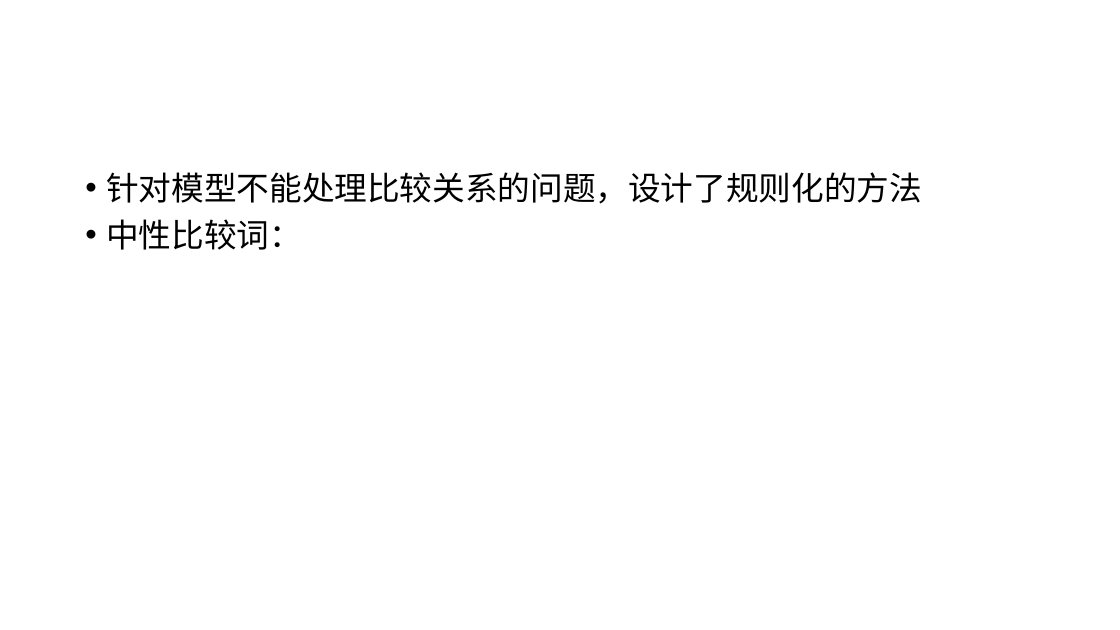
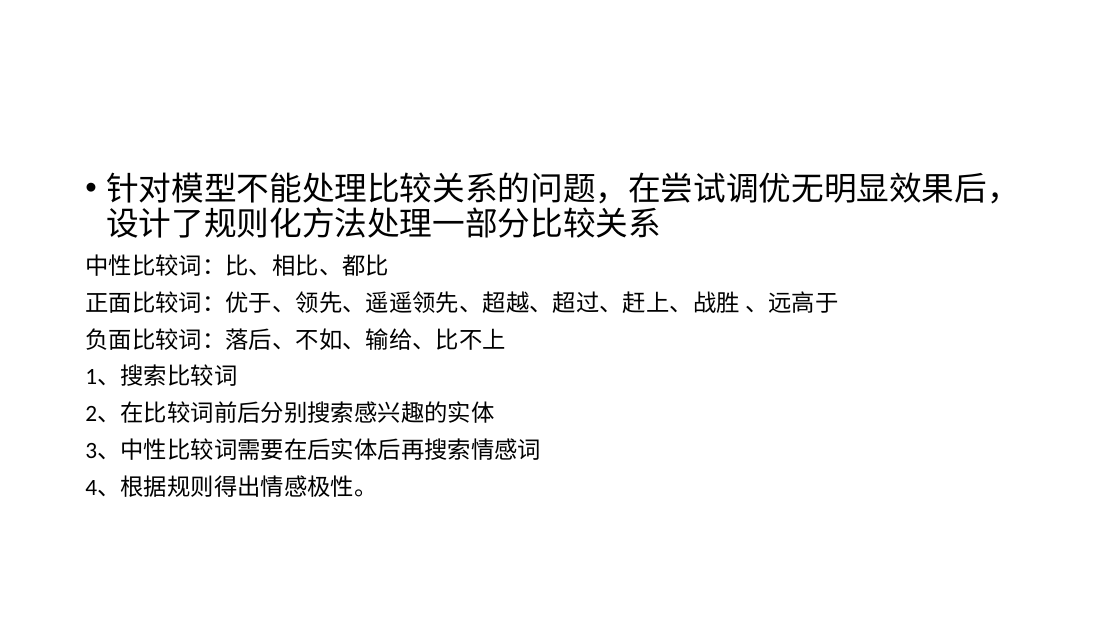
Before and after one commit to tyronedong/ad-os-exercise1, a slide deck: slide 2 of report/董天智20171130.pptx. Drawn at 1120x630 pixels with LibreOffice and Linux fonts; fonts in the diff are those of the drawing. Boxes give left, top, right and bottom in pixels: in the first picture for what was removed or moved away, otherwise in the second. Text is boxed around its words. In the diff, an @@ line names an element or a change of style, - is before the commit and + after.

```diff
--- a/report/董天智20171130.pptx
+++ b/report/董天智20171130.pptx
@@ text at [85, 172, 1019, 497]: text changed; size 28 to 20 pt @@
-• 针对模型不能处理比较关系的问题，设计了规则化的方法
-• 中性比较词：
+• 针对模型不能处理比较关系的问题，在尝试调优无明显效果后，设计了规则化方法处理一部分比较关系
+中性比较词：比、相比、都比
+正面比较词：优于、领先、遥遥领先、超越、超过、赶上、战胜 、远高于
+负面比较词：落后、不如、输给、比不上
+1、搜索比较词
+2、在比较词前后分别搜索感兴趣的实体
+3、中性比较词需要在后实体后再搜索情感词
+4、根据规则得出情感极性。
```
Also in this commit, not shown: 1 slide added.
